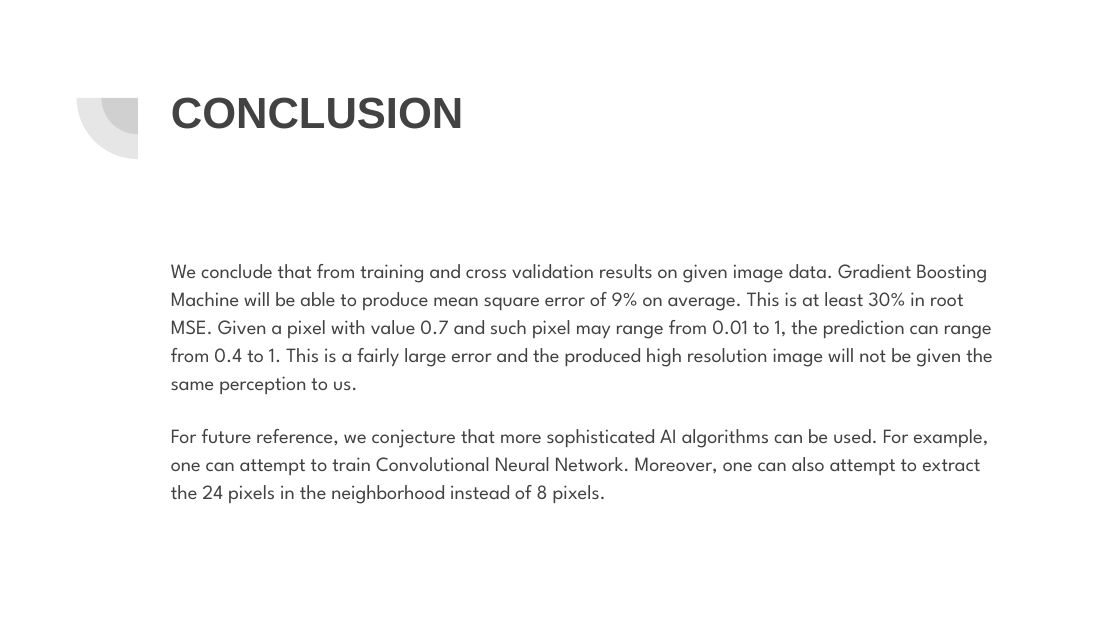
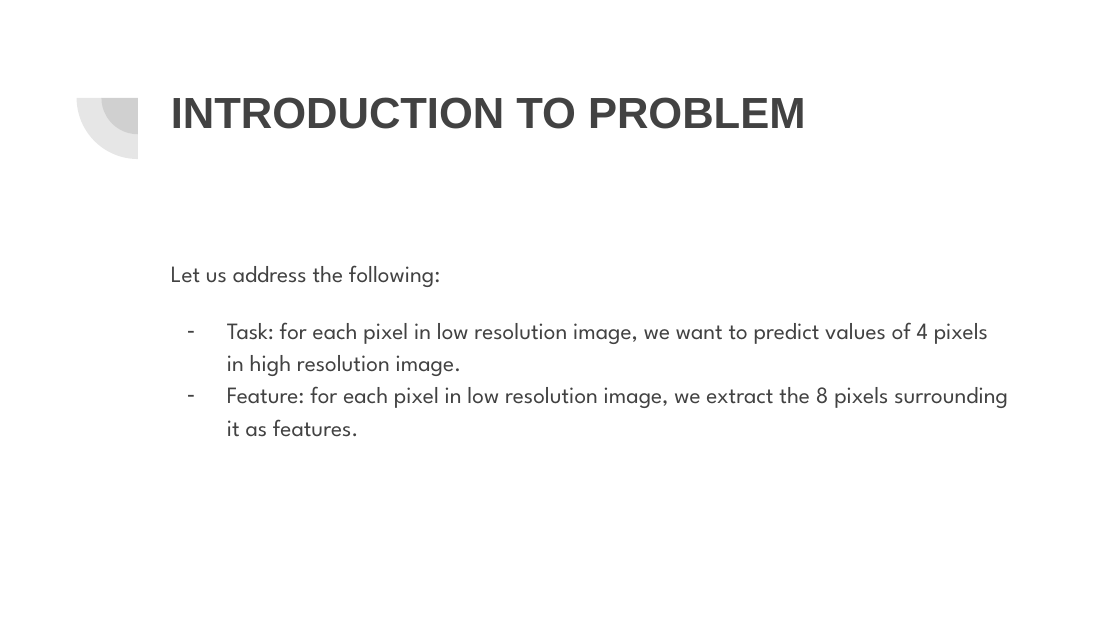
Before and after one commit to yiqiao-yin/Fall2018-Proj3-Sec1-grp4, a slide deck: slide 3 of doc/Presentation.pptx (slide 10 before the commit). Drawn at 1120x630 pixels with LibreOffice and Linux fonts; fonts in the diff are those of the drawing. Boxes give left, top, right and bottom in pixels: in the first picture for what was removed or moved away, otherwise in the second. Text is boxed around its words. In the diff, an @@ line names an element or a change of style, - is before the commit and + after.

```diff
--- a/doc/Presentation.pptx
+++ b/doc/Presentation.pptx
@@ title at (x1=171, y1=97, x2=806, y2=129): text changed @@
-CONCLUSION
+INTRODUCTION TO PROBLEM
@@ text at (x1=171, y1=265, x2=1008, y2=437): text changed; size 13 to 15 pt @@
-We conclude that from training and cross validation results on given image data. Gradient Boosting Machine will be able to produce mean square error of 9% on average. This is at least 30% in root MSE. Given a pixel with value 0.7 and such pixel may range from 0.01 to 1, the prediction can range from 0.4 to 1. This is a fairly large error and the produced high resolution image will not be given the same perception to us.
-For future reference, we conjecture that more sophisticated AI algorithms can be used. For example, one can attempt to train Convolutional Neural Network. Moreover, one can also attempt to extract the 24 pixels in the neighborhood instead of 8 pixels.
+Let us address the following:
+– Task: for each pixel in low resolution image, we want to predict values of 4 pixels in high resolution image.
+– Feature: for each pixel in low resolution image, we extract the 8 pixels surrounding it as features.
```
Also in this commit, not shown: 2 other slides changed, 10 slides added, 5 slides removed.
